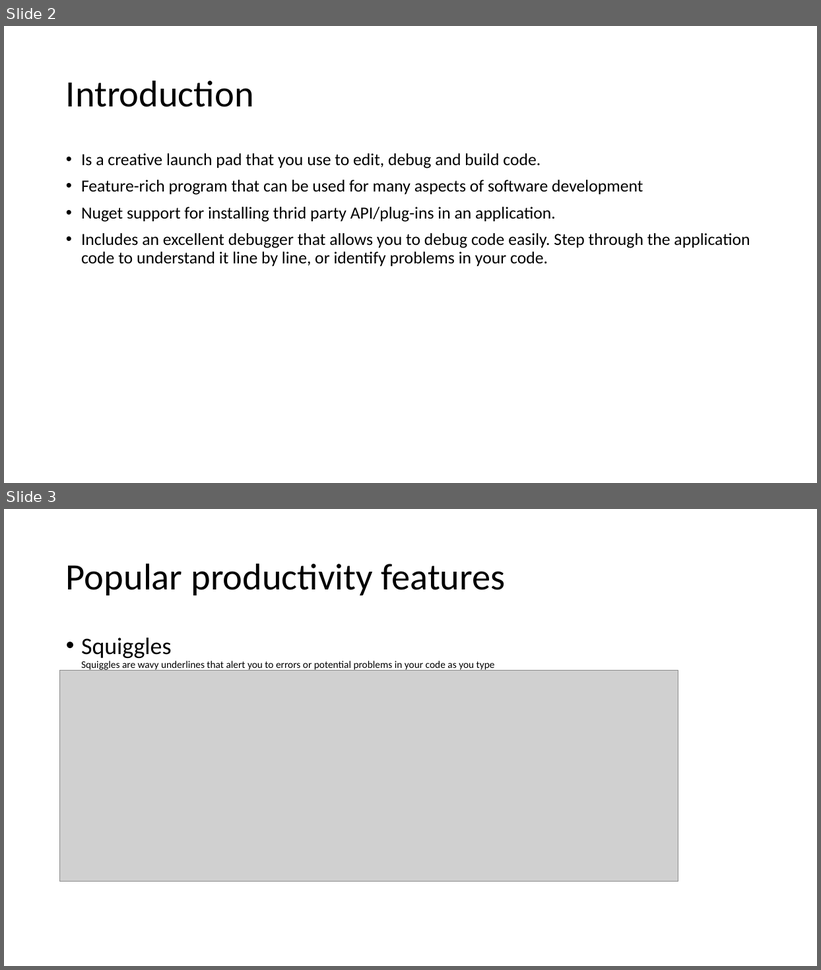
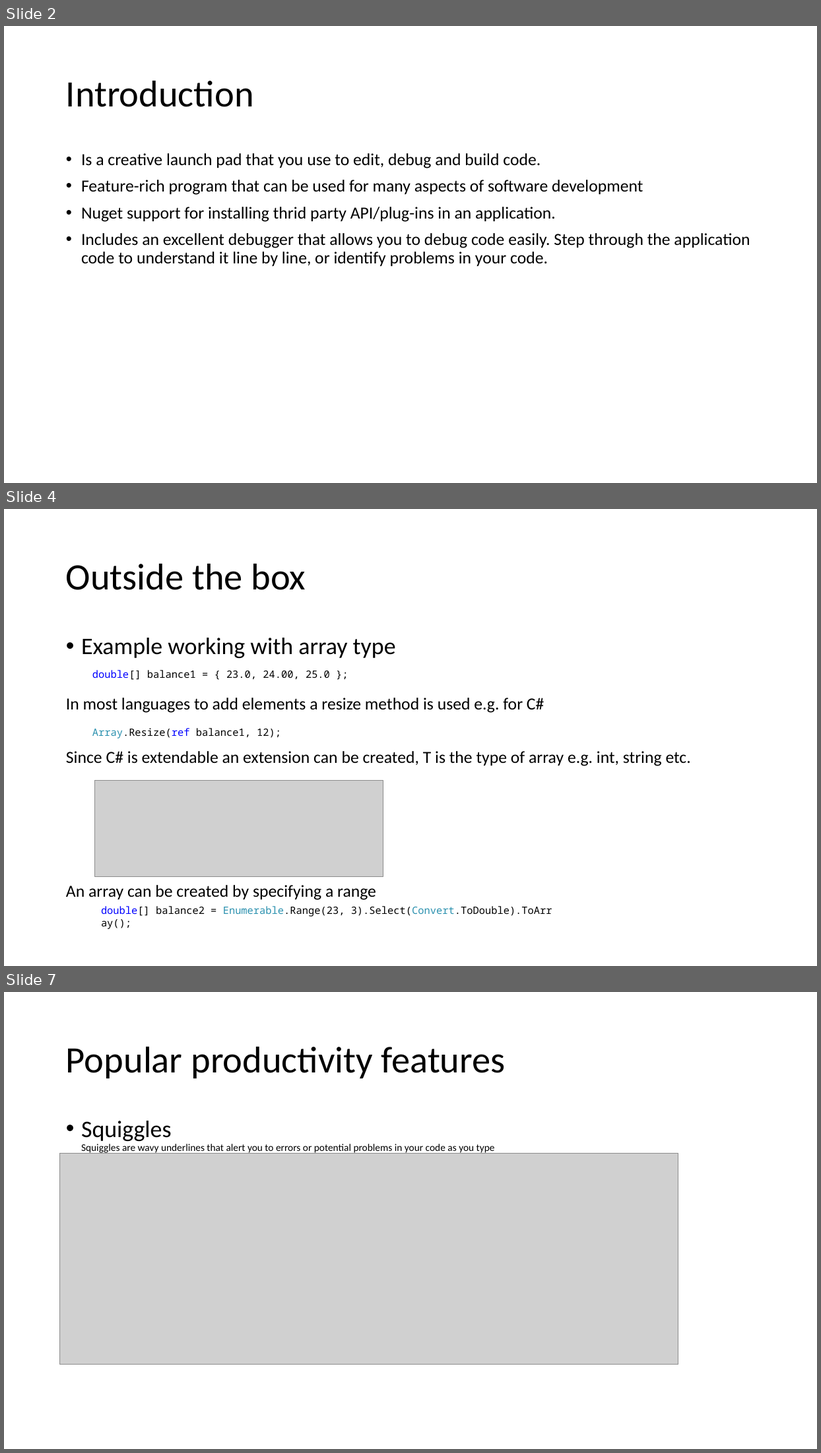
Before and after one commit to karenpayneoregon/VisualStudioEducation, a slide deck: PowerPoint/Working with Visual Studio.pptx. Shown one above the other, each under a label of ours: slides 2 and 3 before the commit, slides 2, 4 and 7 after it; the slides between them are not shown. The pictures are 821x970 and 821x1453 pixels, drawn with LibreOffice and Linux fonts; fonts in the diff are those of the drawing; grey boxes stand for pictures. Boxes give left, top, right and bottom in pixels: in the first picture for what was removed or moved away, otherwise in the second. Text is boxed around its words. In the diff, an @@ line names an element or a change of style, - is before the commit and + after.

Commit message:
Added more examples

```diff
--- a/PowerPoint/Working with Visual Studio.pptx
+++ b/PowerPoint/Working with Visual Studio.pptx
@@ slide 4 added at (4, 509, 817, 966), background #FFFFFF @@
@@ title added at (66, 563, 306, 590), 44 pt, text #000000 @@
+Outside the box
@@ text added at (66, 638, 691, 900), 20 pt, text #000000 @@
+• Example working with array type
+In most languages to add elements a resize method is used e.g. for C#
+Since C# is extendable an extension can be created, T is the type of array e.g. int, string etc.
+An array can be created by specifying a range
@@ text added at (92, 670, 330, 680), 12 pt, text #000000 @@
+double[] balance1 = { 23.0, 24.00, 25.0 };
@@ text added at (92, 728, 281, 739), 12 pt, text #000000 @@
+Array.Resize(ref balance1, 12);
@@ picture added at (95, 780, 384, 877) @@
@@ text added at (101, 906, 552, 917), 12 pt, text #000000 @@
+double[] balance2 = Enumerable.Range(23, 3).Select(Convert.ToDouble).ToArray();
@@ what was slide 3 is now slide 7 @@
```
Also in this commit, not shown: 3 other slides added, 13 other files.
